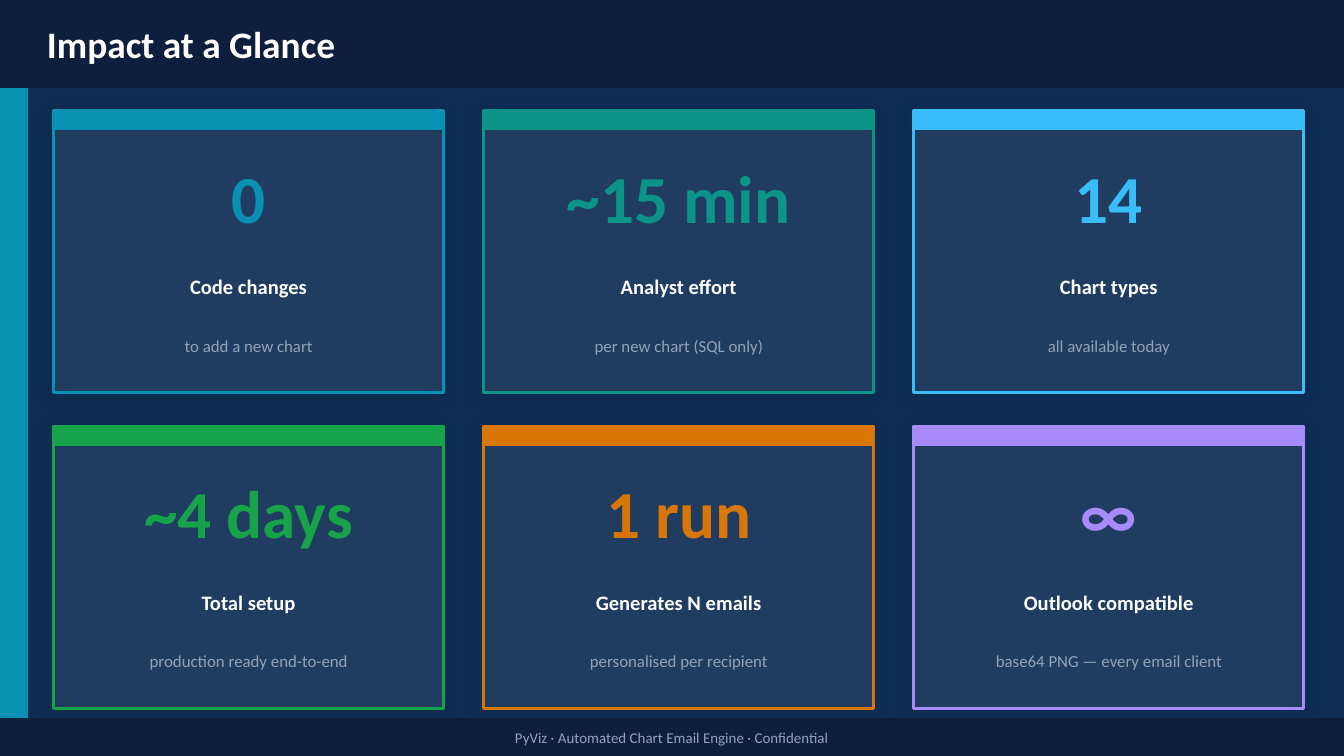
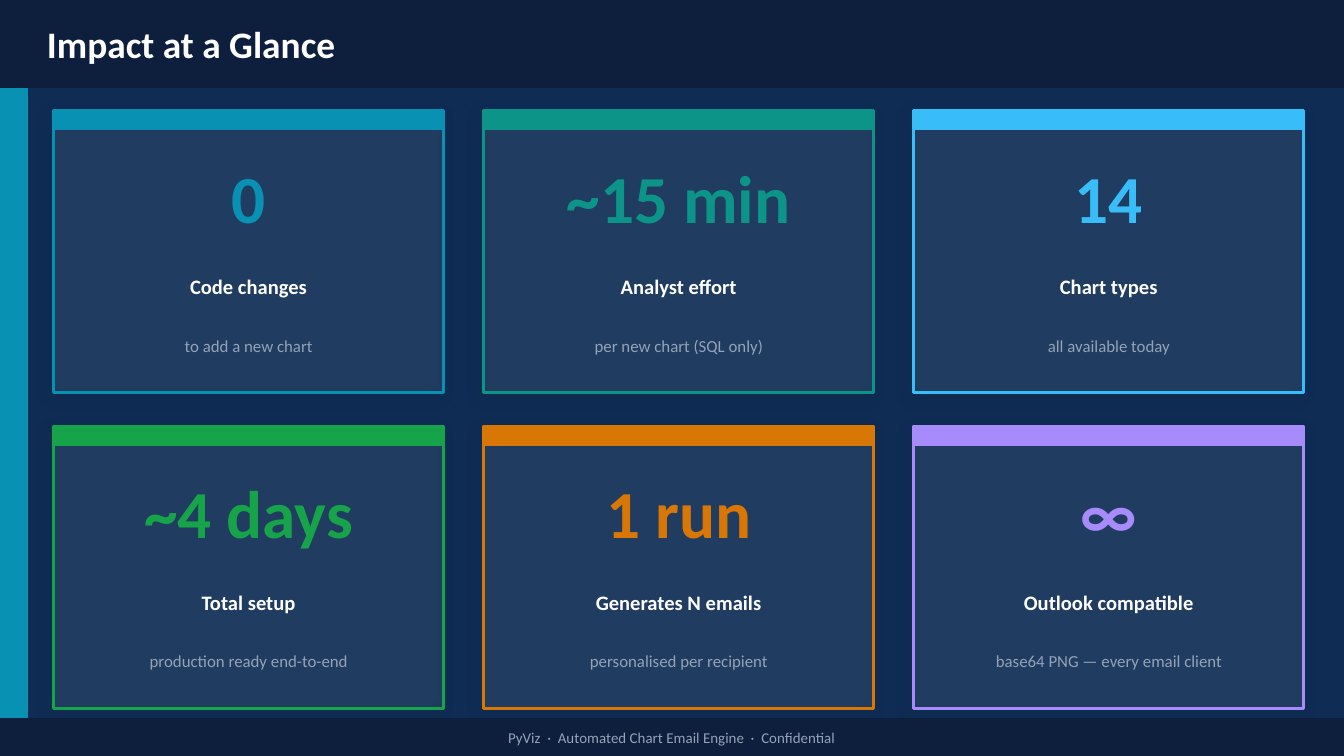
Before and after one commit to manantharuban-commits/PyViz, a slide deck: slide 11 of PyViz_Management_Presentation.pptx. Drawn at 1344x756 pixels with LibreOffice and Linux fonts; fonts in the diff are those of the drawing. Boxes give left, top, right and bottom in pixels: in the first picture for what was removed or moved away, otherwise in the second. Text is boxed around its words. In the diff, an @@ line names an element or a change of style, - is before the commit and + after.

```diff
--- a/PyViz_Management_Presentation.pptx
+++ b/PyViz_Management_Presentation.pptx
@@ text "PyViz · Automated Chart Email ..." rewrapped from [515,732,829,746] to [508,732,835,746] @@
```
Also in this commit, not shown: 8 other slides changed, 2 slides added, 2 slides removed, 2 other files.
